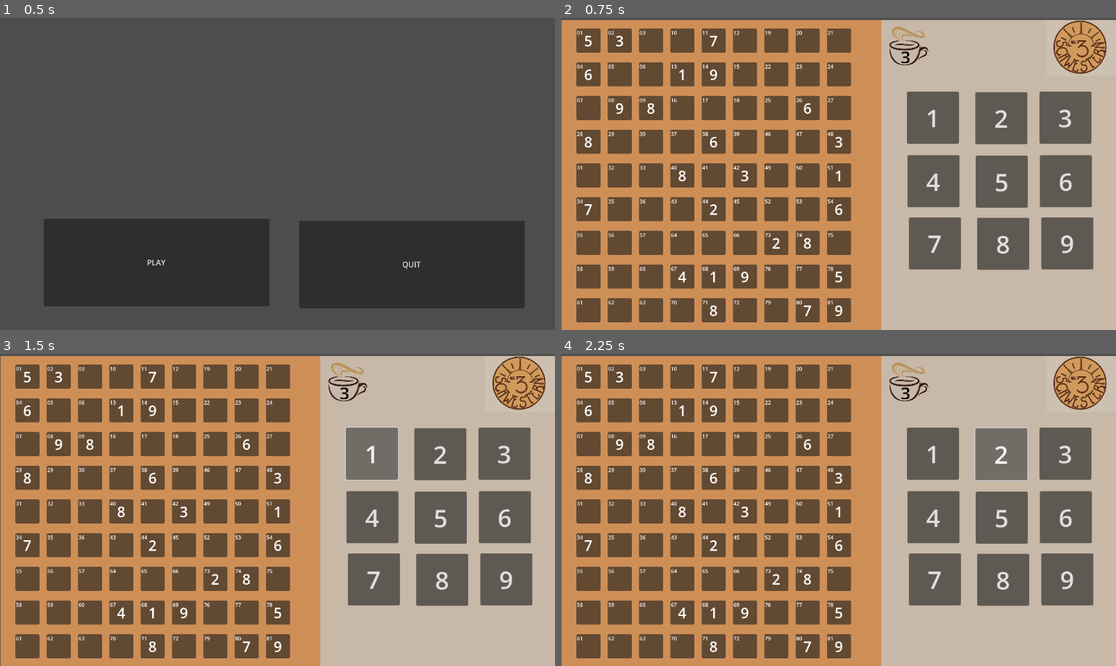
Above: before the commit, frames 1-4 (two rows, left to right).
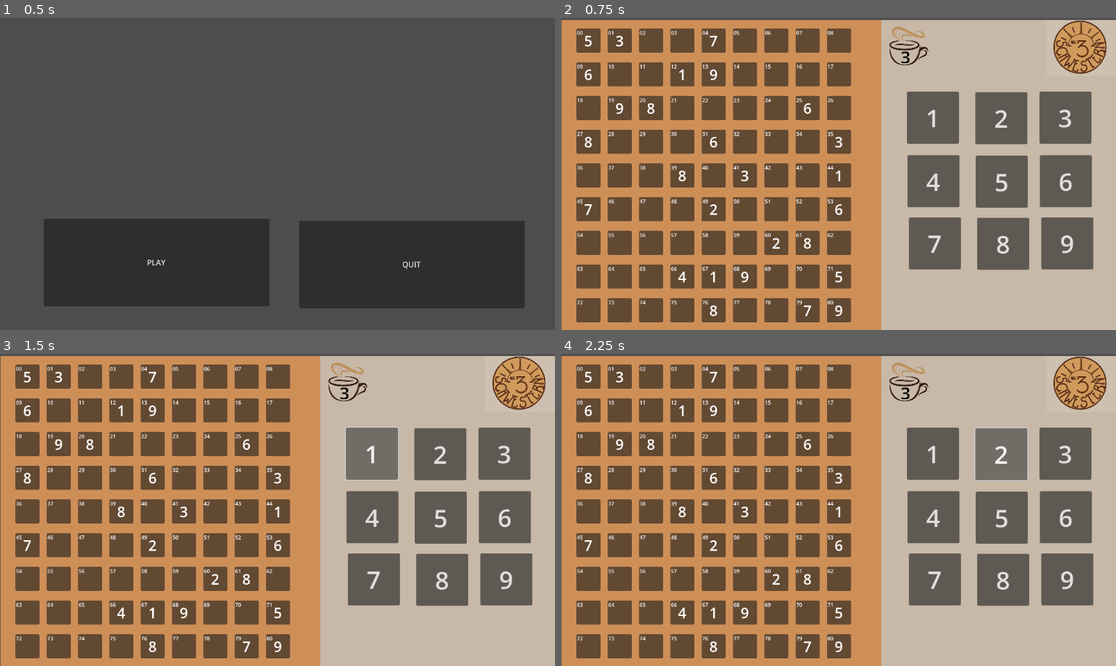
Above: after the commit, the same moments.

Repository: BorkerBrother/Sudoku
Game: Godot game, scene res://main.tscn
The game is run twice, just before and just after one commit, with the same random seed, the same clock (stepped at 60 frames per second) and the same inputs.
Inputs:
- Up to frame 1 (0.5 s): no input
- Up to frame 2 (0.75 s): click "PLAY" at 0.5 s
- Up to frame 3 (1.5 s): click "1" at 1.25 s
- Up to frame 4 (2.25 s): click "2" at 2 s

Frame 1 is identical in both runs. In frame 2, 0.5% of the frame differs, in the area x 2-50%, y 4-92%; in frame 3, 0.5%; in frame 4, 0.5%.

Commit message:
Check Row and line is function

Diff:
--- a/Button_Sudoku.gd
+++ b/Button_Sudoku.gd
@@ -20,9 +20,7 @@
 func _on_pressed():
 
 	key = Global.key
-
-
-	var button = self.name
+	var button = (self.name).to_int()
 
 	if self.text > "0":
 		print("already set")
@@ -34,32 +32,20 @@
 func set_numbers():
 
 	var gridContainer = $"/root/World/HBoxContainer/VBoxContainer/Quadranten"
-	# // Get Buttons
 	var quadranten = gridContainer.get_children()
-
-	var square1 = ["01","02","03","10","11","12","19","20","21"]
-	var square2 = ["04","05","06","13","14","15","22","23","21"]
-
 	# Quadranten 0-9
 	#print("Buttons:")
 	for i in range(0,81):
 		#Buttons 0-9
-			#PRINT Values
 			var row = i%9
 			var line = i/9
 
 			var quadrant = quadranten[line]
-			var button = quadrant.get_child(row) # z.b 1,2,3,10,11,12,19,20,21
-			#button.name = str(Global.sudoku_key[i][j])
-			#print(button.name)
+			var button = quadrant.get_child(row)
 			button.get_node("Label").text = str(button.name)
 
-
 			if Global.sudoku_key[line][row] > "0" :
-
 				button.text = str(Global.sudoku_key[line][row])
-
-
 
 	Global.set_numbers = true
 
@@ -94,44 +80,23 @@
 func is_CoordinateProofed(button,key):
 	#schreibe werte in array
 	# if set give back set in row- line or quad
-	var y = 0
-	var x = 0
-	var row1 = ["01","02","03","04","05","06","07","08","09"]
-	var row2 = ["10","11","12","13","14","15","16","17","18"]
-	var row3 = ["19","20","21","22","23","24","25","26","27"]
 
-	var row4 = ["28","29","30","31","32","33","34","35","36"]
-	var row5 = ["37","38","39","40","41","42","43","44","45"]
-	var row6 = ["46","47","48","49","50","51","52","53","54"]
+	var row = button%9
+	var line = button/9
 
-	var row7 = ["55","56","57","58","59","60","61","62","63"]
-	var row8 = ["64","65","66","67","68","69","70","71","72"]
-	var row9 = ["73","74","75","76","77","78","79","80","81"]
+	#Check Row
+	for i in range (0,9):
+		if Global.sudoku_key[line][i] == str(key):
+			print("Alreday set in Row")
+			return false
+
+	#Check Line
+	for i in range (0,9):
+		if Global.sudoku_key[i][row] == str(key):
+			print("Alreday set in Line")
+			return false
+
+	#Check Quadrant
 
 
-	#var row = int(button)/9
-	if row1.has(button):
-		y=0
-	if row2.has(button):
-		y=1
-	if row3.has(button):
-		y=2
-	if row4.has(button):
-		y=3
-	if row5.has(button):
-		y=4
-	if row6.has(button):
-		y=5
-	if row7.has(button):
-		y=6
-	if row8.has(button):
-		y=7
-	if row9.has(button):
-		y=8
-	#Check Row
-	for i in range(0,9):
-		if Global.sudoku_key[y][i] == str(key):
-			print("Alreday set in Row")
-			return false
-	#test.text ="1"
 	return true
--- a/world.tscn
+++ b/world.tscn
@@ -141,6 +141,9 @@
 theme_override_constants/v_separation = 15
 columns = 9
 
+[node name="00" parent="HBoxContainer/VBoxContainer/Quadranten/Quadrant1" instance=ExtResource("11_qgs1k")]
+layout_mode = 2
+
 [node name="01" parent="HBoxContainer/VBoxContainer/Quadranten/Quadrant1" instance=ExtResource("11_qgs1k")]
 layout_mode = 2
 
@@ -150,22 +153,19 @@
 [node name="03" parent="HBoxContainer/VBoxContainer/Quadranten/Quadrant1" instance=ExtResource("11_qgs1k")]
 layout_mode = 2
 
-[node name="10" parent="HBoxContainer/VBoxContainer/Quadranten/Quadrant1" instance=ExtResource("11_qgs1k")]
-layout_mode = 2
-
-[node name="11" parent="HBoxContainer/VBoxContainer/Quadranten/Quadrant1" instance=ExtResource("11_qgs1k")]
-layout_mode = 2
-
-[node name="12" parent="HBoxContainer/VBoxContainer/Quadranten/Quadrant1" instance=ExtResource("11_qgs1k")]
-layout_mode = 2
-
-[node name="19" parent="HBoxContainer/VBoxContainer/Quadranten/Quadrant1" instance=ExtResource("11_qgs1k")]
-layout_mode = 2
-
-[node name="20" parent="HBoxContainer/VBoxContainer/Quadranten/Quadrant1" instance=ExtResource("11_qgs1k")]
-layout_mode = 2
-
-[node name="21" parent="HBoxContainer/VBoxContainer/Quadranten/Quadrant1" instance=ExtResource("11_qgs1k")]
+[node name="04" parent="HBoxContainer/VBoxContainer/Quadranten/Quadrant1" instance=ExtResource("11_qgs1k")]
+layout_mode = 2
+
+[node name="05" parent="HBoxContainer/VBoxContainer/Quadranten/Quadrant1" instance=ExtResource("11_qgs1k")]
+layout_mode = 2
+
+[node name="06" parent="HBoxContainer/VBoxContainer/Quadranten/Quadrant1" instance=ExtResource("11_qgs1k")]
+layout_mode = 2
+
+[node name="07" parent="HBoxContainer/VBoxContainer/Quadranten/Quadrant1" instance=ExtResource("11_qgs1k")]
+layout_mode = 2
+
+[node name="08" parent="HBoxContainer/VBoxContainer/Quadranten/Quadrant1" instance=ExtResource("11_qgs1k")]
 layout_mode = 2
 
 [node name="Quadrant2" type="GridContainer" parent="HBoxContainer/VBoxContainer/Quadranten"]
@@ -174,13 +174,16 @@
 theme_override_constants/v_separation = 15
 columns = 9
 
-[node name="04" parent="HBoxContainer/VBoxContainer/Quadranten/Quadrant2" instance=ExtResource("11_qgs1k")]
-layout_mode = 2
-
-[node name="05" parent="HBoxContainer/VBoxContainer/Quadranten/Quadrant2" instance=ExtResource("11_qgs1k")]
-layout_mode = 2
-
-[node name="06" parent="HBoxContainer/VBoxContainer/Quadranten/Quadrant2" instance=ExtResource("11_qgs1k")]
+[node name="09" parent="HBoxContainer/VBoxContainer/Quadranten/Quadrant2" instance=ExtResource("11_qgs1k")]
+layout_mode = 2
+
+[node name="10" parent="HBoxContainer/VBoxContainer/Quadranten/Quadrant2" instance=ExtResource("11_qgs1k")]
+layout_mode = 2
+
+[node name="11" parent="HBoxContainer/VBoxContainer/Quadranten/Quadrant2" instance=ExtResource("11_qgs1k")]
+layout_mode = 2
+
+[node name="12" parent="HBoxContainer/VBoxContainer/Quadranten/Quadrant2" instance=ExtResource("11_qgs1k")]
 layout_mode = 2
 
 [node name="13" parent="HBoxContainer/VBoxContainer/Quadranten/Quadrant2" instance=ExtResource("11_qgs1k")]
@@ -192,13 +195,10 @@
 [node name="15" parent="HBoxContainer/VBoxContainer/Quadranten/Quadrant2" instance=ExtResource("11_qgs1k")]
 layout_mode = 2
 
-[node name="22" parent="HBoxContainer/VBoxContainer/Quadranten/Quadrant2" instance=ExtResource("11_qgs1k")]
-layout_mode = 2
-
-[node name="23" parent="HBoxContainer/VBoxContainer/Quadranten/Quadrant2" instance=ExtResource("11_qgs1k")]
-layout_mode = 2
-
-[node name="24" parent="HBoxContainer/VBoxContainer/Quadranten/Quadrant2" instance=ExtResource("11_qgs1k")]
+[node name="16" parent="HBoxContainer/VBoxContainer/Quadranten/Quadrant2" instance=ExtResource("11_qgs1k")]
+layout_mode = 2
+
+[node name="17" parent="HBoxContainer/VBoxContainer/Quadranten/Quadrant2" instance=ExtResource("11_qgs1k")]
 layout_mode = 2
 
 [node name="Quadrant3" type="GridContainer" parent="HBoxContainer/VBoxContainer/Quadranten"]
@@ -207,39 +207,42 @@
 theme_override_constants/v_separation = 15
 columns = 9
 
-[node name="07" parent="HBoxContainer/VBoxContainer/Quadranten/Quadrant3" instance=ExtResource("11_qgs1k")]
-layout_mode = 2
-
-[node name="08" parent="HBoxContainer/VBoxContainer/Quadranten/Quadrant3" instance=ExtResource("11_qgs1k")]
-layout_mode = 2
-
-[node name="09" parent="HBoxContainer/VBoxContainer/Quadranten/Quadrant3" instance=ExtResource("11_qgs1k")]
-layout_mode = 2
-
-[node name="16" parent="HBoxContainer/VBoxContainer/Quadranten/Quadrant3" instance=ExtResource("11_qgs1k")]
-layout_mode = 2
-
-[node name="17" parent="HBoxContainer/VBoxContainer/Quadranten/Quadrant3" instance=ExtResource("11_qgs1k")]
-layout_mode = 2
-
 [node name="18" parent="HBoxContainer/VBoxContainer/Quadranten/Quadrant3" instance=ExtResource("11_qgs1k")]
 layout_mode = 2
 
+[node name="19" parent="HBoxContainer/VBoxContainer/Quadranten/Quadrant3" instance=ExtResource("11_qgs1k")]
+layout_mode = 2
+
+[node name="20" parent="HBoxContainer/VBoxContainer/Quadranten/Quadrant3" instance=ExtResource("11_qgs1k")]
+layout_mode = 2
+
+[node name="21" parent="HBoxContainer/VBoxContainer/Quadranten/Quadrant3" instance=ExtResource("11_qgs1k")]
+layout_mode = 2
+
+[node name="22" parent="HBoxContainer/VBoxContainer/Quadranten/Quadrant3" instance=ExtResource("11_qgs1k")]
+layout_mode = 2
+
+[node name="23" parent="HBoxContainer/VBoxContainer/Quadranten/Quadrant3" instance=ExtResource("11_qgs1k")]
+layout_mode = 2
+
+[node name="24" parent="HBoxContainer/VBoxContainer/Quadranten/Quadrant3" instance=ExtResource("11_qgs1k")]
+layout_mode = 2
+
 [node name="25" parent="HBoxContainer/VBoxContainer/Quadranten/Quadrant3" instance=ExtResource("11_qgs1k")]
 layout_mode = 2
 
 [node name="26" parent="HBoxContainer/VBoxContainer/Quadranten/Quadrant3" instance=ExtResource("11_qgs1k")]
 layout_mode = 2
 
-[node name="27" parent="HBoxContainer/VBoxContainer/Quadranten/Quadrant3" instance=ExtResource("11_qgs1k")]
-layout_mode = 2
-
 [node name="Quadrant4" type="GridContainer" parent="HBoxContainer/VBoxContainer/Quadranten"]
 layout_mode = 2
 theme_override_constants/h_separation = 15
 theme_override_constants/v_separation = 15
 columns = 9
 
+[node name="27" parent="HBoxContainer/VBoxContainer/Quadranten/Quadrant4" instance=ExtResource("11_qgs1k")]
+layout_mode = 2
+
 [node name="28" parent="HBoxContainer/VBoxContainer/Quadranten/Quadrant4" instance=ExtResource("11_qgs1k")]
 layout_mode = 2
 
@@ -249,22 +252,19 @@
 [node name="30" parent="HBoxContainer/VBoxContainer/Quadranten/Quadrant4" instance=ExtResource("11_qgs1k")]
 layout_mode = 2
 
-[node name="37" parent="HBoxContainer/VBoxContainer/Quadranten/Quadrant4" instance=ExtResource("11_qgs1k")]
-layout_mode = 2
-
-[node name="38" parent="HBoxContainer/VBoxContainer/Quadranten/Quadrant4" instance=ExtResource("11_qgs1k")]
-layout_mode = 2
-
-[node name="39" parent="HBoxContainer/VBoxContainer/Quadranten/Quadrant4" instance=ExtResource("11_qgs1k")]
-layout_mode = 2
-
-[node name="46" parent="HBoxContainer/VBoxContainer/Quadranten/Quadrant4" instance=ExtResource("11_qgs1k")]
-layout_mode = 2
-
-[node name="47" parent="HBoxContainer/VBoxContainer/Quadranten/Quadrant4" instance=ExtResource("11_qgs1k")]
-layout_mode = 2
-
-[node name="48" parent="HBoxContainer/VBoxContainer/Quadranten/Quadrant4" instance=ExtResource("11_qgs1k")]
+[node name="31" parent="HBoxContainer/VBoxContainer/Quadranten/Quadrant4" instance=ExtResource("11_qgs1k")]
+layout_mode = 2
+
+[node name="32" parent="HBoxContainer/VBoxContainer/Quadranten/Quadrant4" instance=ExtResource("11_qgs1k")]
+layout_mode = 2
+
+[node name="33" parent="HBoxContainer/VBoxContainer/Quadranten/Quadrant4" instance=ExtResource("11_qgs1k")]
+layout_mode = 2
+
+[node name="34" parent="HBoxContainer/VBoxContainer/Quadranten/Quadrant4" instance=ExtResource("11_qgs1k")]
+layout_mode = 2
+
+[node name="35" parent="HBoxContainer/VBoxContainer/Quadranten/Quadrant4" instance=ExtResource("11_qgs1k")]
 layout_mode = 2
 
 [node name="Quadrant5" type="GridContainer" parent="HBoxContainer/VBoxContainer/Quadranten"]
@@ -273,13 +273,16 @@
 theme_override_constants/v_separation = 15
 columns = 9
 
-[node name="31" parent="HBoxContainer/VBoxContainer/Quadranten/Quadrant5" instance=ExtResource("11_qgs1k")]
-layout_mode = 2
-
-[node name="32" parent="HBoxContainer/VBoxContainer/Quadranten/Quadrant5" instance=ExtResource("11_qgs1k")]
-layout_mode = 2
-
-[node name="33" parent="HBoxContainer/VBoxContainer/Quadranten/Quadrant5" instance=ExtResource("11_qgs1k")]
+[node name="36" parent="HBoxContainer/VBoxContainer/Quadranten/Quadrant5" instance=ExtResource("11_qgs1k")]
+layout_mode = 2
+
+[node name="37" parent="HBoxContainer/VBoxContainer/Quadranten/Quadrant5" instance=ExtResource("11_qgs1k")]
+layout_mode = 2
+
+[node name="38" parent="HBoxContainer/VBoxContainer/Quadranten/Quadrant5" instance=ExtResource("11_qgs1k")]
+layout_mode = 2
+
+[node name="39" parent="HBoxContainer/VBoxContainer/Quadranten/Quadrant5" instance=ExtResource("11_qgs1k")]
 layout_mode = 2
 
 [node name="40" parent="HBoxContainer/VBoxContainer/Quadranten/Quadrant5" instance=ExtResource("11_qgs1k")]
@@ -291,13 +294,10 @@
 [node name="42" parent="HBoxContainer/VBoxContainer/Quadranten/Quadrant5" instance=ExtResource("11_qgs1k")]
 layout_mode = 2
 
-[node name="49" parent="HBoxContainer/VBoxContainer/Quadranten/Quadrant5" instance=ExtResource("11_qgs1k")]
-layout_mode = 2
-
-[node name="50" parent="HBoxContainer/VBoxContainer/Quadranten/Quadrant5" instance=ExtResource("11_qgs1k")]
-layout_mode = 2
-
-[node name="51" parent="HBoxContainer/VBoxContainer/Quadranten/Quadrant5" instance=ExtResource("11_qgs1k")]
+[node name="43" parent="HBoxContainer/VBoxContainer/Quadranten/Quadrant5" instance=ExtResource("11_qgs1k")]
+layout_mode = 2
+
+[node name="44" parent="HBoxContainer/VBoxContainer/Quadranten/Quadrant5" instance=ExtResource("11_qgs1k")]
 layout_mode = 2
 
 [node name="Quadrant6" type="GridContainer" parent="HBoxContainer/VBoxContainer/Quadranten"]
@@ -306,39 +306,42 @@
 theme_override_constants/v_separation = 15
 columns = 9
 
-[node name="34" parent="HBoxContainer/VBoxContainer/Quadranten/Quadrant6" instance=ExtResource("11_qgs1k")]
-layout_mode = 2
-
-[node name="35" parent="HBoxContainer/VBoxContainer/Quadranten/Quadrant6" instance=ExtResource("11_qgs1k")]
-layout_mode = 2
-
-[node name="36" parent="HBoxContainer/VBoxContainer/Quadranten/Quadrant6" instance=ExtResource("11_qgs1k")]
-layout_mode = 2
-
-[node name="43" parent="HBoxContainer/VBoxContainer/Quadranten/Quadrant6" instance=ExtResource("11_qgs1k")]
-layout_mode = 2
-
-[node name="44" parent="HBoxContainer/VBoxContainer/Quadranten/Quadrant6" instance=ExtResource("11_qgs1k")]
-layout_mode = 2
-
 [node name="45" parent="HBoxContainer/VBoxContainer/Quadranten/Quadrant6" instance=ExtResource("11_qgs1k")]
 layout_mode = 2
 
+[node name="46" parent="HBoxContainer/VBoxContainer/Quadranten/Quadrant6" instance=ExtResource("11_qgs1k")]
+layout_mode = 2
+
+[node name="47" parent="HBoxContainer/VBoxContainer/Quadranten/Quadrant6" instance=ExtResource("11_qgs1k")]
+layout_mode = 2
+
+[node name="48" parent="HBoxContainer/VBoxContainer/Quadranten/Quadrant6" instance=ExtResource("11_qgs1k")]
+layout_mode = 2
+
+[node name="49" parent="HBoxContainer/VBoxContainer/Quadranten/Quadrant6" instance=ExtResource("11_qgs1k")]
+layout_mode = 2
+
+[node name="50" parent="HBoxContainer/VBoxContainer/Quadranten/Quadrant6" instance=ExtResource("11_qgs1k")]
+layout_mode = 2
+
+[node name="51" parent="HBoxContainer/VBoxContainer/Quadranten/Quadrant6" instance=ExtResource("11_qgs1k")]
+layout_mode = 2
+
 [node name="52" parent="HBoxContainer/VBoxContainer/Quadranten/Quadrant6" instance=ExtResource("11_qgs1k")]
 layout_mode = 2
 
 [node name="53" parent="HBoxContainer/VBoxContainer/Quadranten/Quadrant6" instance=ExtResource("11_qgs1k")]
 layout_mode = 2
 
-[node name="54" parent="HBoxContainer/VBoxContainer/Quadranten/Quadrant6" instance=ExtResource("11_qgs1k")]
-layout_mode = 2
-
 [node name="Quadrant7" type="GridContainer" parent="HBoxContainer/VBoxContainer/Quadranten"]
 layout_mode = 2
 theme_override_constants/h_separation = 15
 theme_override_constants/v_separation = 15
 columns = 9
 
+[node name="54" parent="HBoxContainer/VBoxContainer/Quadranten/Quadrant7" instance=ExtResource("11_qgs1k")]
+layout_mode = 2
+
 [node name="55" parent="HBoxContainer/VBoxContainer/Quadranten/Quadrant7" instance=ExtResource("11_qgs1k")]
 layout_mode = 2
 
@@ -348,22 +351,19 @@
 [node name="57" parent="HBoxContainer/VBoxContainer/Quadranten/Quadrant7" instance=ExtResource("11_qgs1k")]
 layout_mode = 2
 
-[node name="64" parent="HBoxContainer/VBoxContainer/Quadranten/Quadrant7" instance=ExtResource("11_qgs1k")]
-layout_mode = 2
-
-[node name="65" parent="HBoxContainer/VBoxContainer/Quadranten/Quadrant7" instance=ExtResource("11_qgs1k")]
-layout_mode = 2
-
-[node name="66" parent="HBoxContainer/VBoxContainer/Quadranten/Quadrant7" instance=ExtResource("11_qgs1k")]
-layout_mode = 2
-
-[node name="73" parent="HBoxContainer/VBoxContainer/Quadranten/Quadrant7" instance=ExtResource("11_qgs1k")]
-layout_mode = 2
-
-[node name="74" parent="HBoxContainer/VBoxContainer/Quadranten/Quadrant7" instance=ExtResource("11_qgs1k")]
-layout_mode = 2
-
-[node name="75" parent="HBoxContainer/VBoxContainer/Quadranten/Quadrant7" instance=ExtResource("11_qgs1k")]
+[node name="58" parent="HBoxContainer/VBoxContainer/Quadranten/Quadrant7" instance=ExtResource("11_qgs1k")]
+layout_mode = 2
+
+[node name="59" parent="HBoxContainer/VBoxContainer/Quadranten/Quadrant7" instance=ExtResource("11_qgs1k")]
+layout_mode = 2
+
+[node name="60" parent="HBoxContainer/VBoxContainer/Quadranten/Quadrant7" instance=ExtResource("11_qgs1k")]
+layout_mode = 2
+
+[node name="61" parent="HBoxContainer/VBoxContainer/Quadranten/Quadrant7" instance=ExtResource("11_qgs1k")]
+layout_mode = 2
+
+[node name="62" parent="HBoxContainer/VBoxContainer/Quadranten/Quadrant7" instance=ExtResource("11_qgs1k")]
 layout_mode = 2
 
 [node name="Quadrant8" type="GridContainer" parent="HBoxContainer/VBoxContainer/Quadranten"]
@@ -372,13 +372,16 @@
 theme_override_constants/v_separation = 15
 columns = 9
 
-[node name="58" parent="HBoxContainer/VBoxContainer/Quadranten/Quadrant8" instance=ExtResource("11_qgs1k")]
-layout_mode = 2
-
-[node name="59" parent="HBoxContainer/VBoxContainer/Quadranten/Quadrant8" instance=ExtResource("11_qgs1k")]
-layout_mode = 2
-
-[node name="60" parent="HBoxContainer/VBoxContainer/Quadranten/Quadrant8" instance=ExtResource("11_qgs1k")]
+[node name="63" parent="HBoxContainer/VBoxContainer/Quadranten/Quadrant8" instance=ExtResource("11_qgs1k")]
+layout_mode = 2
+
+[node name="64" parent="HBoxContainer/VBoxContainer/Quadranten/Quadrant8" instance=ExtResource("11_qgs1k")]
+layout_mode = 2
+
+[node name="65" parent="HBoxContainer/VBoxContainer/Quadranten/Quadrant8" instance=ExtResource("11_qgs1k")]
+layout_mode = 2
+
+[node name="66" parent="HBoxContainer/VBoxContainer/Quadranten/Quadrant8" instance=ExtResource("11_qgs1k")]
 layout_mode = 2
 
 [node name="67" parent="HBoxContainer/VBoxContainer/Quadranten/Quadrant8" instance=ExtResource("11_qgs1k")]
@@ -390,13 +393,10 @@
 [node name="69" parent="HBoxContainer/VBoxContainer/Quadranten/Quadrant8" instance=ExtResource("11_qgs1k")]
 layout_mode = 2
 
-[node name="76" parent="HBoxContainer/VBoxContainer/Quadranten/Quadrant8" instance=ExtResource("11_qgs1k")]
-layout_mode = 2
-
-[node name="77" parent="HBoxContainer/VBoxContainer/Quadranten/Quadrant8" instance=ExtResource("11_qgs1k")]
-layout_mode = 2
-
-[node name="78" parent="HBoxContainer/VBoxContainer/Quadranten/Quadrant8" instance=ExtResource("11_qgs1k")]
+[node name="70" parent="HBoxContainer/VBoxContainer/Quadranten/Quadrant8" instance=ExtResource("11_qgs1k")]
+layout_mode = 2
+
+[node name="71" parent="HBoxContainer/VBoxContainer/Quadranten/Quadrant8" instance=ExtResource("11_qgs1k")]
 layout_mode = 2
 
 [node name="Quadrant9" type="GridContainer" parent="HBoxContainer/VBoxContainer/Quadranten"]
@@ -405,31 +405,31 @@
 theme_override_constants/v_separation = 15
 columns = 9
 
-[node name="61" parent="HBoxContainer/VBoxContainer/Quadranten/Quadrant9" instance=ExtResource("11_qgs1k")]
-layout_mode = 2
-
-[node name="62" parent="HBoxContainer/VBoxContainer/Quadranten/Quadrant9" instance=ExtResource("11_qgs1k")]
-layout_mode = 2
-
-[node name="63" parent="HBoxContainer/VBoxContainer/Quadranten/Quadrant9" instance=ExtResource("11_qgs1k")]
-layout_mode = 2
-
-[node name="70" parent="HBoxContainer/VBoxContainer/Quadranten/Quadrant9" instance=ExtResource("11_qgs1k")]
-layout_mode = 2
-
-[node name="71" parent="HBoxContainer/VBoxContainer/Quadranten/Quadrant9" instance=ExtResource("11_qgs1k")]
-layout_mode = 2
-
 [node name="72" parent="HBoxContainer/VBoxContainer/Quadranten/Quadrant9" instance=ExtResource("11_qgs1k")]
 layout_mode = 2
 
+[node name="73" parent="HBoxContainer/VBoxContainer/Quadranten/Quadrant9" instance=ExtResource("11_qgs1k")]
+layout_mode = 2
+
+[node name="74" parent="HBoxContainer/VBoxContainer/Quadranten/Quadrant9" instance=ExtResource("11_qgs1k")]
+layout_mode = 2
+
+[node name="75" parent="HBoxContainer/VBoxContainer/Quadranten/Quadrant9" instance=ExtResource("11_qgs1k")]
+layout_mode = 2
+
+[node name="76" parent="HBoxContainer/VBoxContainer/Quadranten/Quadrant9" instance=ExtResource("11_qgs1k")]
+layout_mode = 2
+
+[node name="77" parent="HBoxContainer/VBoxContainer/Quadranten/Quadrant9" instance=ExtResource("11_qgs1k")]
+layout_mode = 2
+
+[node name="78" parent="HBoxContainer/VBoxContainer/Quadranten/Quadrant9" instance=ExtResource("11_qgs1k")]
+layout_mode = 2
+
 [node name="79" parent="HBoxContainer/VBoxContainer/Quadranten/Quadrant9" instance=ExtResource("11_qgs1k")]
 layout_mode = 2
 
 [node name="80" parent="HBoxContainer/VBoxContainer/Quadranten/Quadrant9" instance=ExtResource("11_qgs1k")]
-layout_mode = 2
-
-[node name="81" parent="HBoxContainer/VBoxContainer/Quadranten/Quadrant9" instance=ExtResource("11_qgs1k")]
 layout_mode = 2
 
 [node name="3Schwestern" type="Sprite2D" parent="."]
